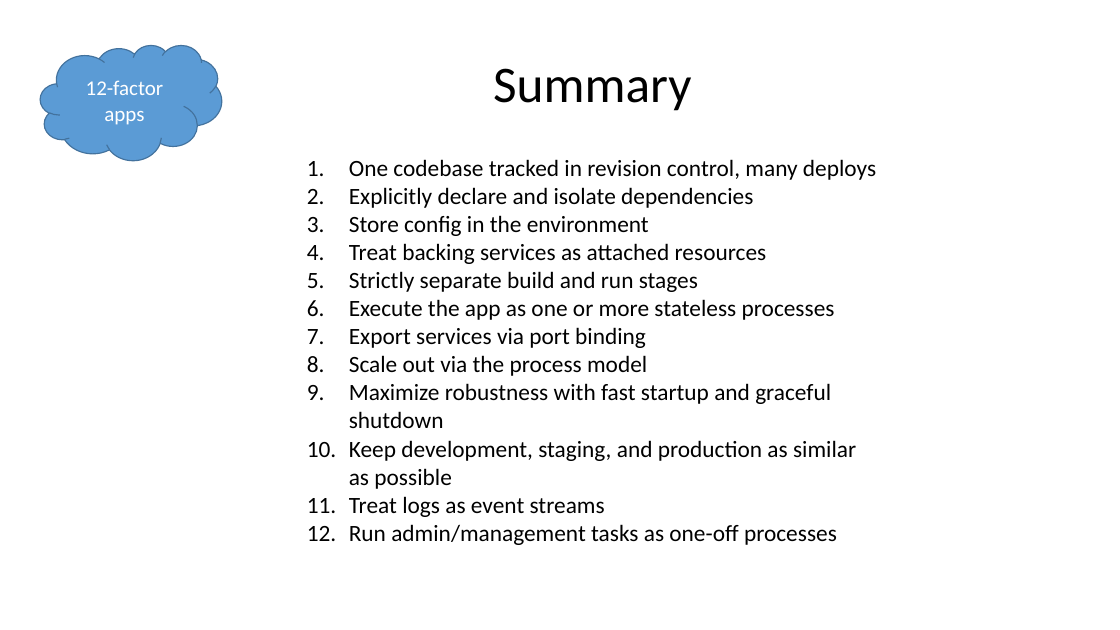
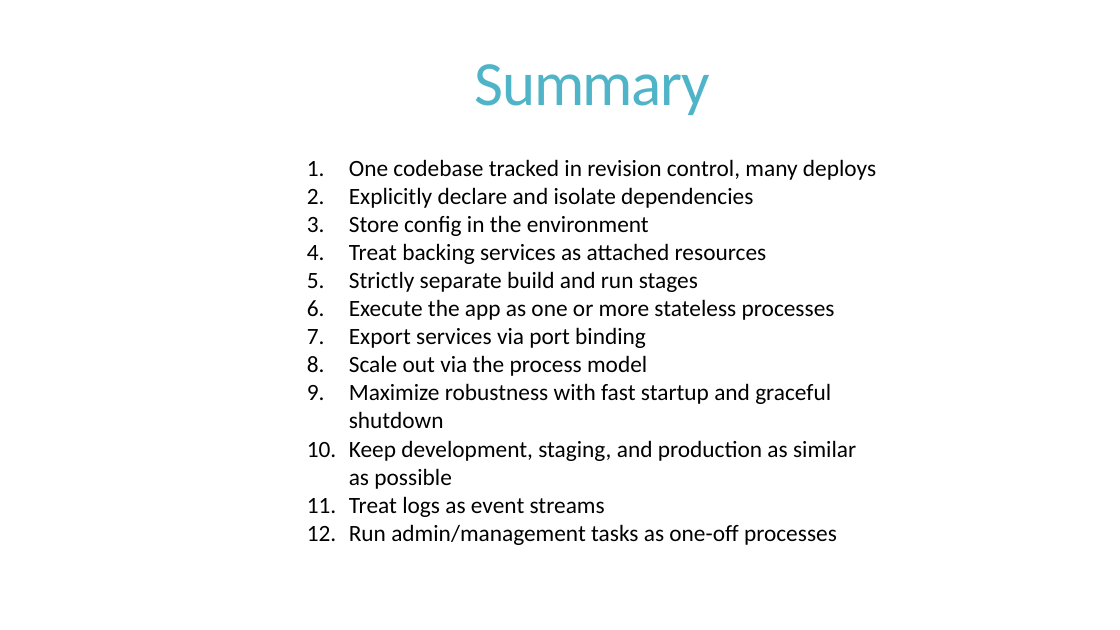
Before and after one commit to iancooper/Presentations, a slide deck: slide 48 of 12-factor apps in .NET (Short).pptx (slide 44 before the commit). Drawn at 1120x630 pixels with LibreOffice and Linux fonts; fonts in the diff are those of the drawing. Boxes give left, top, right and bottom in pixels: in the first picture for what was removed or moved away, otherwise in the second. Text is boxed around its words. In the diff, an @@ line names an element or a change of style, - is before the commit and + after.

```diff
--- a/12-factor apps in .NET (Short).pptx
+++ b/12-factor apps in .NET (Short).pptx
@@ title "Summary" at [475,64,710,115]: size 44 to 54 pt, text colour #000000 to #50B4C8, letter spacing 0 to -1.2 pt; line spacing 0.9 to 0.85 @@
@@ cloud removed at [40,45,222,160] @@
-12-factor apps
```
Also in this commit, not shown: 22 other slides changed, 19 slides added, 15 slides removed.
